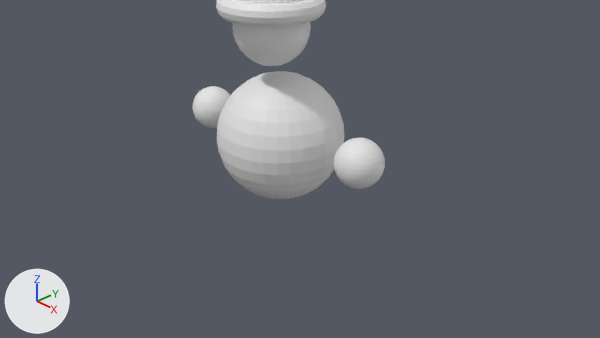
A saved change to the Blender file Assets/Enemies/Blend Files/basicFarmery.blend.
Before and after are seen from the file's camera 'Camera'. The lights are fixed; the arrows at lower left show +X, +Y and +Z.
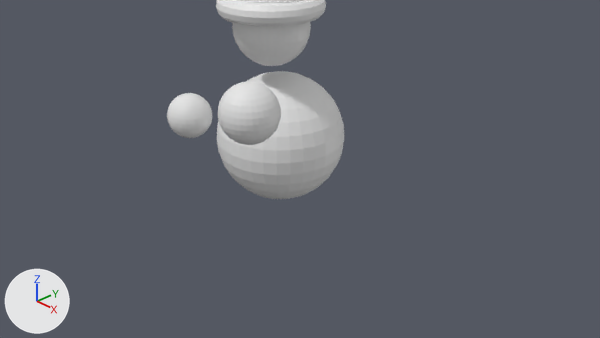
Changed parts and their boxes (x1, y1, x2, y2) in the pictures (600 x 338 px):
'Sphere.002', moved: before (334, 138, 385, 189); after (218, 81, 281, 145)
'Sphere.001', moved: before (192, 86, 230, 128); after (167, 93, 212, 138)

The edits, one by one:
Object 'Sphere.002' (ob_sphere_002) moves from (1.65, 0.21, 1.04) to (1.65, -1.86, 2.4).
Object 'Sphere.001' (ob_sphere_001) moves from (-1.95, 0.17, 0.94) to (-1.42, -0.71, 1.16).
